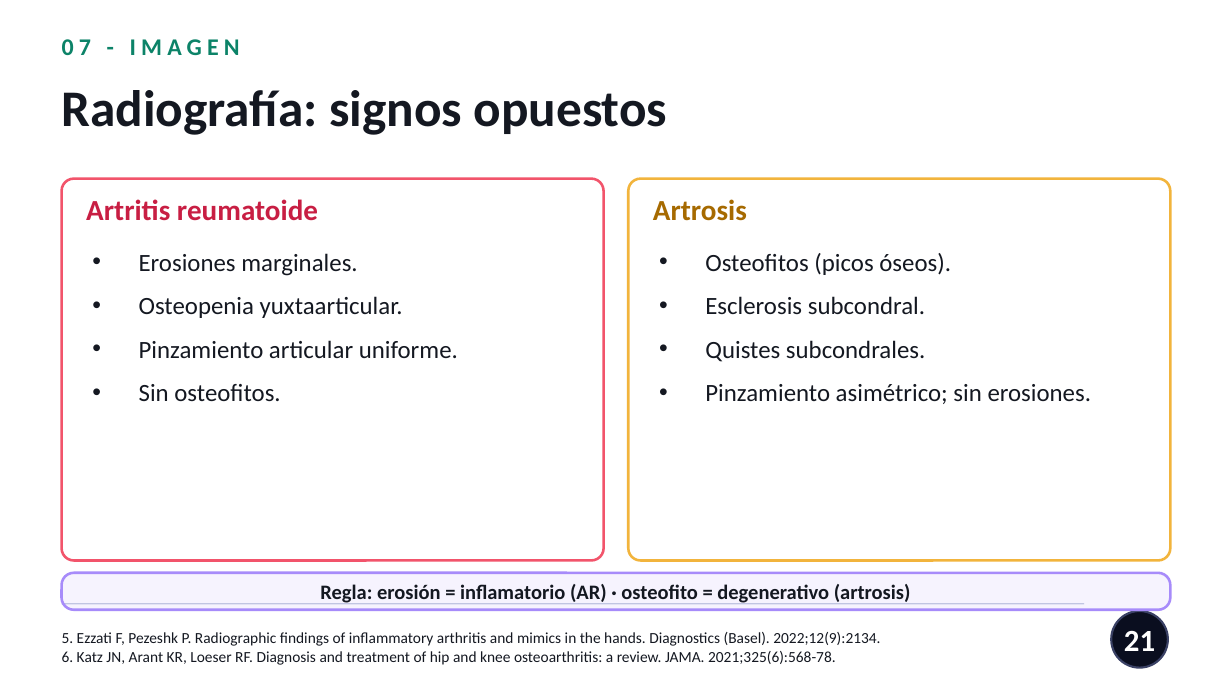
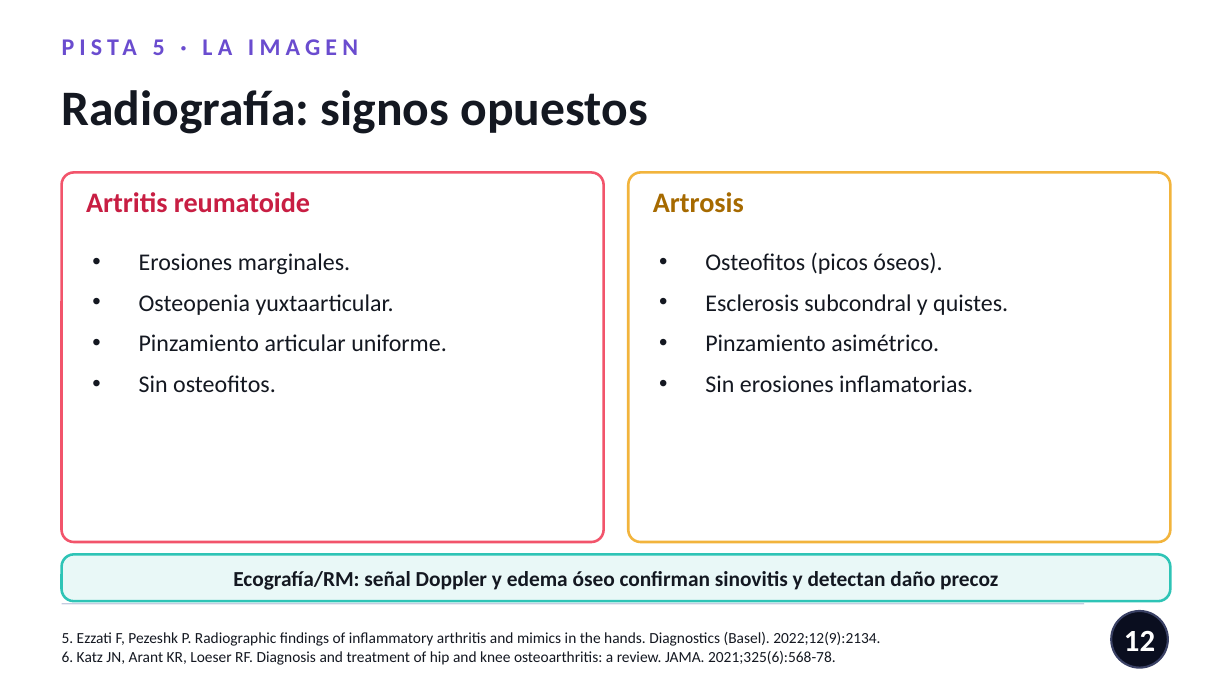
Before and after one commit to nestor120512/nes, a slide deck: slide 12 of Dx_AR_vs_artrosis.pptx (slide 21 before the commit). Drawn at 1232x693 pixels with LibreOffice and Linux fonts; fonts in the diff are those of the drawing. Boxes give left, top, right and bottom in pixels: in the first picture for what was removed or moved away, otherwise in the second. Text is boxed around its words. In the diff, an @@ line names an element or a change of style, - is before the commit and + after.

```diff
--- a/Dx_AR_vs_artrosis.pptx
+++ b/Dx_AR_vs_artrosis.pptx
@@ text at bbox=[153, 39, 165, 55]: text changed; text colour #0C8368 to #6A4CCF @@
-07 - IMAGEN
+PISTA 5 · LA IMAGEN
@@ text "Radiografía: signos opuestos" at bbox=[62, 90, 648, 134]: size 30 to 29 pt @@
@@ rounded rectangle: place and size @@
-rounded rectangle at bbox=[62, 179, 604, 561]
+rounded rectangle at bbox=[62, 172, 604, 542]
@@ rounded rectangle at bbox=[62, 172, 604, 542]: proportions changed @@
@@ rounded rectangle at bbox=[628, 172, 1170, 542]: proportions changed @@
@@ rounded rectangle: place and size @@
-rounded rectangle at bbox=[628, 179, 1170, 561]
+rounded rectangle at bbox=[628, 172, 1170, 542]
@@ text "Artritis reumatoide" at bbox=[86, 192, 310, 213]: size 17 to 16.5 pt @@
@@ text "Artrosis" at bbox=[653, 192, 744, 213]: size 17 to 16.5 pt @@
@@ text "Erosiones marginales." at bbox=[139, 253, 447, 392]: size 14.5 to 14 pt; less space between paragraphs @@
@@ text at bbox=[705, 252, 942, 274]: size 14.5 to 14 pt in "Osteofitos (picos óseos)."; less space between paragraphs @@
@@ text at bbox=[705, 294, 1008, 392]: text changed; size 14.5 to 14 pt @@
-• Esclerosis subcondral.
-• Quistes subcondrales.
-• Pinzamiento asimétrico; sin erosiones.
+• Esclerosis subcondral y quistes.
+• Pinzamiento asimétrico.
+• Sin erosiones inflamatorias.
@@ rounded rectangle: place and size @@
-rounded rectangle at bbox=[62, 573, 1170, 610]
+rounded rectangle at bbox=[62, 554, 1170, 601]
@@ rounded rectangle at bbox=[62, 554, 1170, 601]: fill #A78BFA at 10% opacity to #2EC4B6 at 10% opacity; outline #A78BFA 1.5 pt to #2EC4B6 1.5 pt; proportions changed @@
@@ text at bbox=[233, 571, 998, 590]: text changed; size 12 to 12.5 pt @@
-Regla: erosión = inflamatorio (AR) · osteofito = degenerativo (artrosis)
+Ecografía/RM: señal Doppler y edema óseo confirman sinovitis y detectan daño precoz
@@ page number at bbox=[1124, 630, 1155, 651]: text changed @@
-21
+12
```
Also in this commit, not shown: 20 other slides changed, 1 slide added, 14 slides removed.
